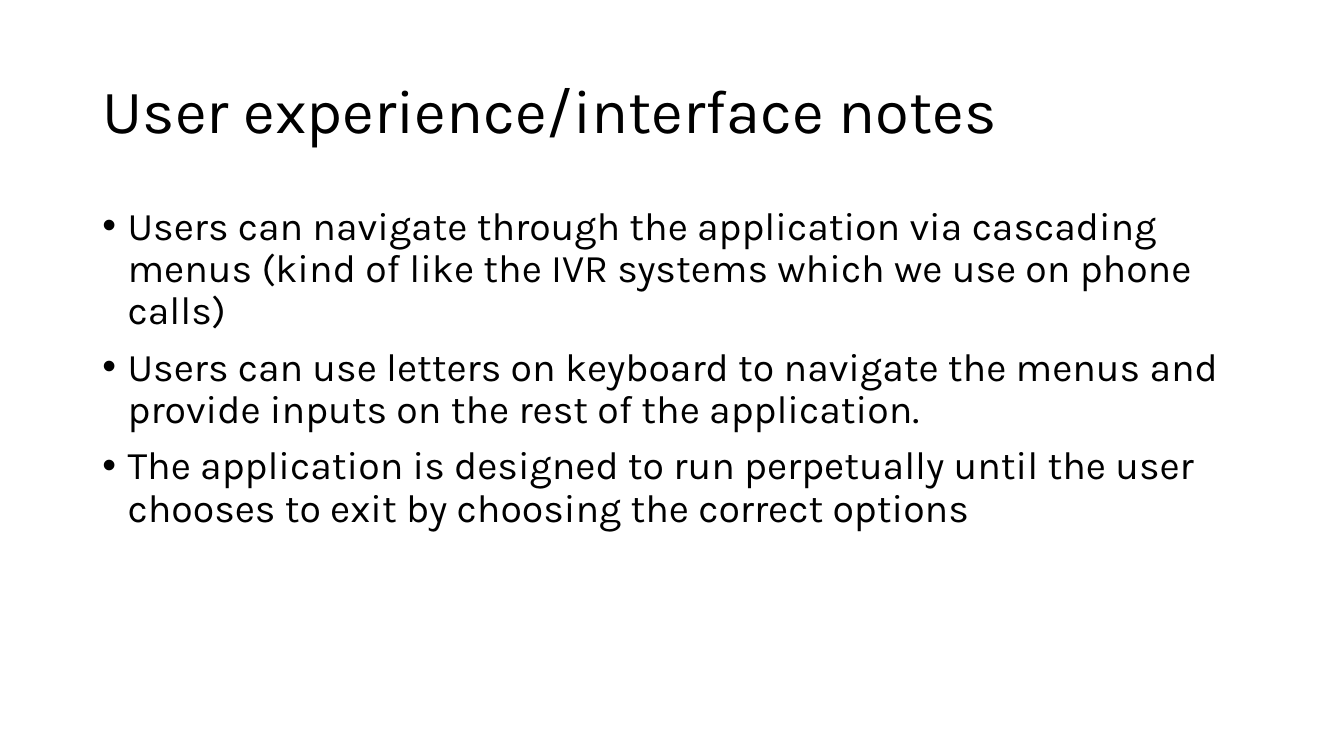
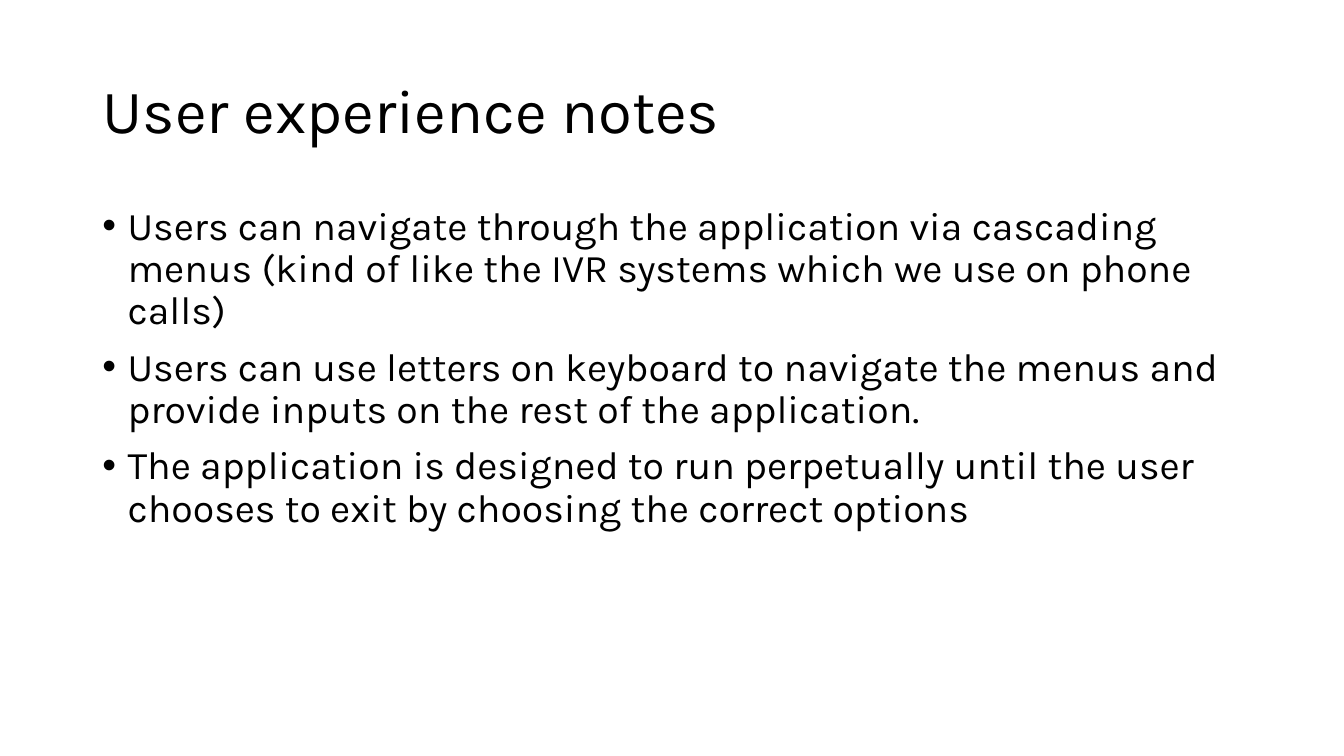
Before and after one commit to Avinash-p/Project-Task-Tracker, a slide deck: slide 7 of resources/High Level Design.pptx. Drawn at 1344x756 pixels with LibreOffice and Linux fonts; fonts in the diff are those of the drawing. Boxes give left, top, right and bottom in pixels: in the first picture for what was removed or moved away, otherwise in the second. Text is boxed around its words. In the diff, an @@ line names an element or a change of style, - is before the commit and + after.

```diff
--- a/resources/High Level Design.pptx
+++ b/resources/High Level Design.pptx
@@ title at bbox=[102, 90, 719, 148]: text changed @@
-User experience/interface notes
+User experience notes
```
Also in this commit, not shown: 1 other slide changed, 1 slide added, 4 other files.
